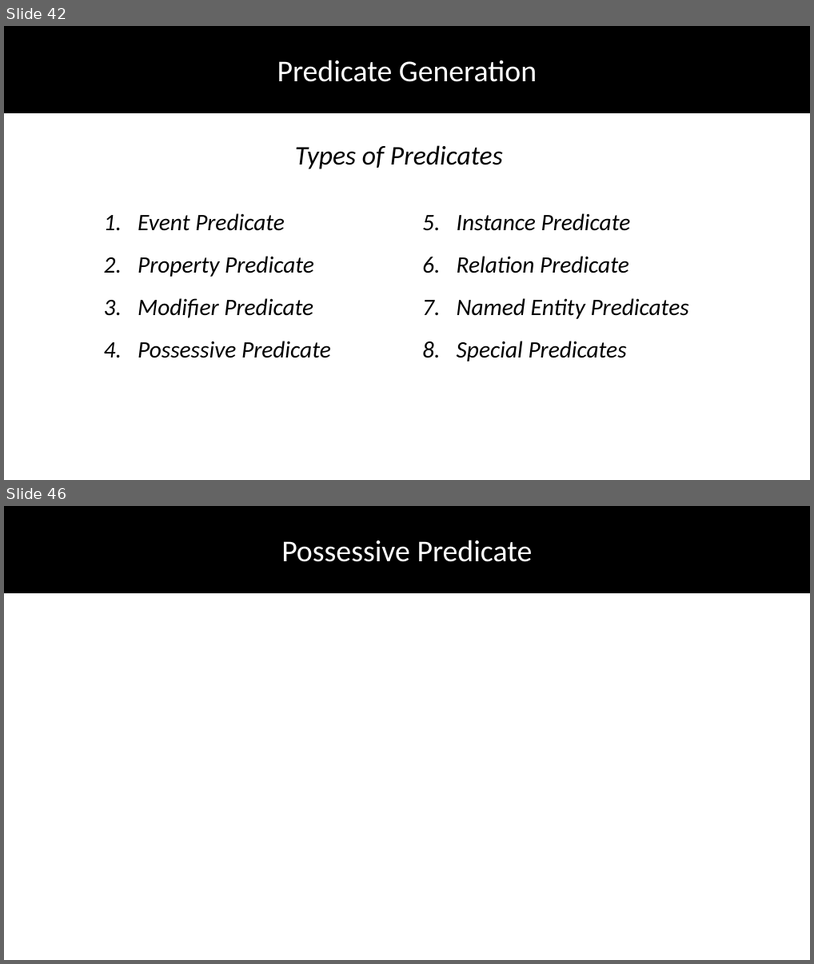
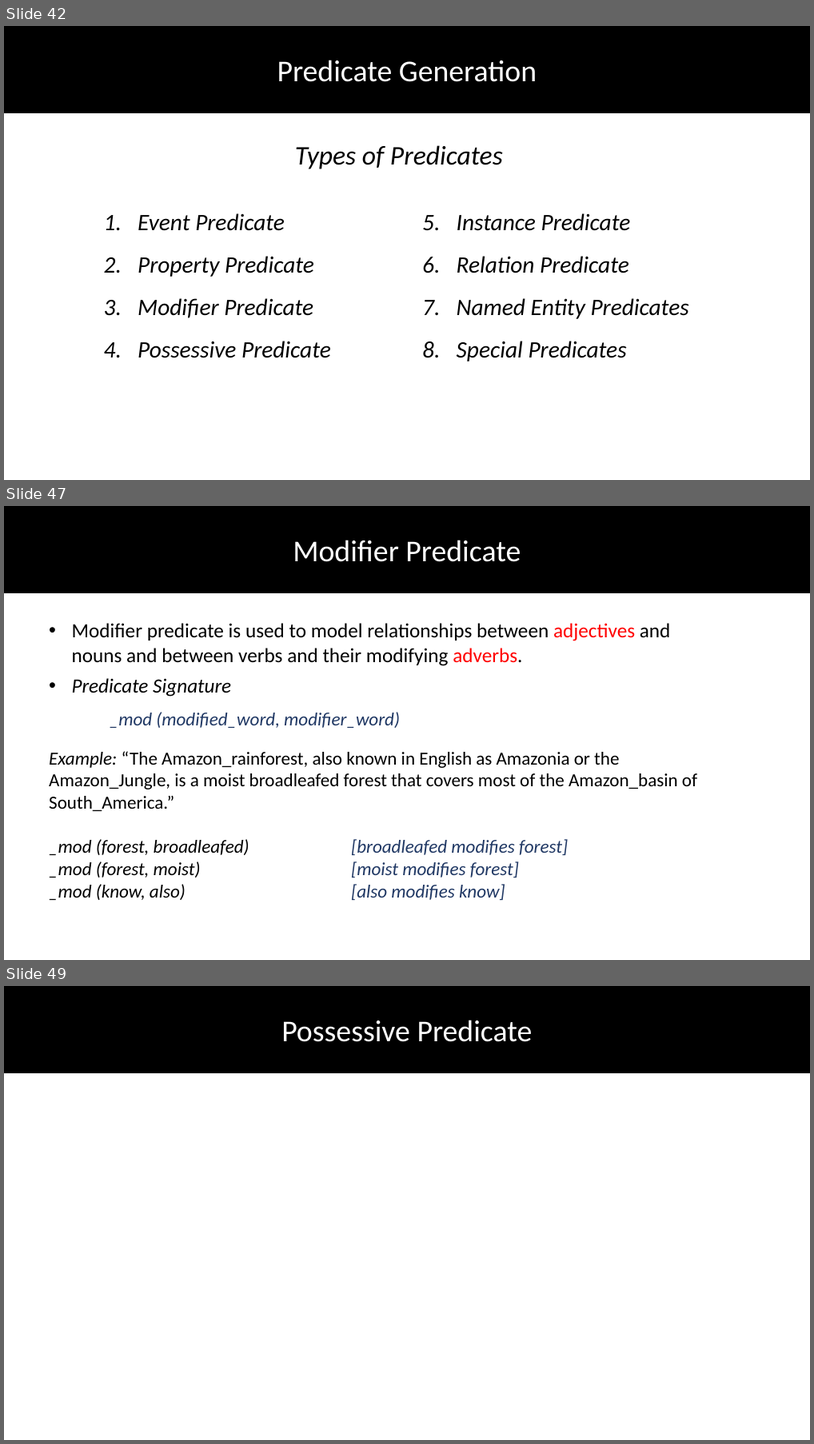
Before and after one commit to DhruvaPendharkar/thesis-project, a slide deck: Notes/ThesisPresentation.pptx. Shown one above the other, each under a label of ours: slides 42 and 46 before the commit, slides 42, 47 and 49 after it; the slides between them are not shown. The pictures are 814x964 and 814x1444 pixels, drawn with LibreOffice and Linux fonts; fonts in the diff are those of the drawing. Boxes give left, top, right and bottom in pixels: in the first picture for what was removed or moved away, otherwise in the second. Text is boxed around its words. In the diff, an @@ line names an element or a change of style, - is before the commit and + after.

Commit message:
Knowledge Generation Predicates

```diff
--- a/Notes/ThesisPresentation.pptx
+++ b/Notes/ThesisPresentation.pptx
@@ slide 47 added at (x1=4, y1=506, x2=810, y2=960), background #FFFFFF @@
@@ rectangle added at (x1=4, y1=506, x2=810, y2=592), fill #000000, outline #000000 1 pt @@
@@ text added at (x1=293, y1=540, x2=521, y2=562), 36 pt, text #FFFFFF @@
+Modifier Predicate
@@ text added at (x1=72, y1=623, x2=671, y2=666), 24 pt, text #000000 @@
+• Modifier predicate is used to model relationships between adjectives and nouns and between verbs and their modifying adverbs.
@@ text added at (x1=72, y1=678, x2=400, y2=728), 22 pt, text #203864, italic @@
+• Predicate Signature
+_mod (modified_word, modifier_word)
@@ text added at (x1=49, y1=751, x2=698, y2=900), 22 pt, text #000000 @@
+Example: “The Amazon_rainforest, also known in English as Amazonia or the Amazon_Jungle, is a moist broadleafed forest that covers most of the Amazon_basin of South_America.”
+_mod (forest, broadleafed) [broadleafed modifies forest]
+_mod (forest, moist) [moist modifies forest]
+_mod (know, also) [also modifies know]
@@ what was slide 46 is now slide 49 @@
```
Also in this commit, not shown: 6 other slides added, 3 slides removed.
